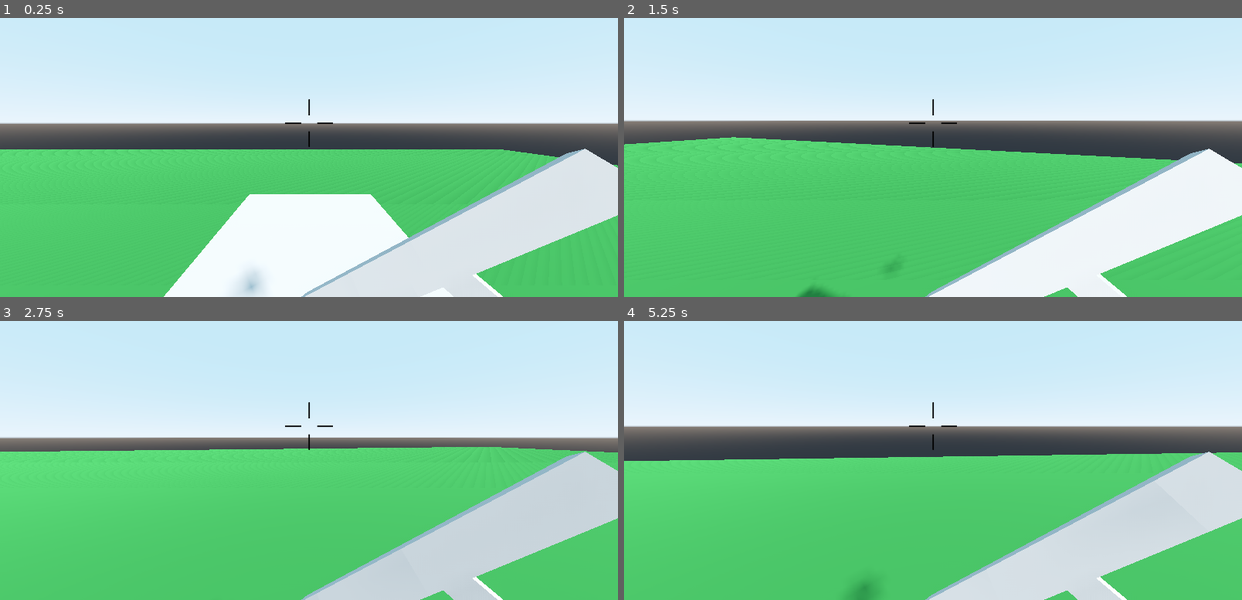
Above: before the commit, frames 1-4 (two rows, left to right).
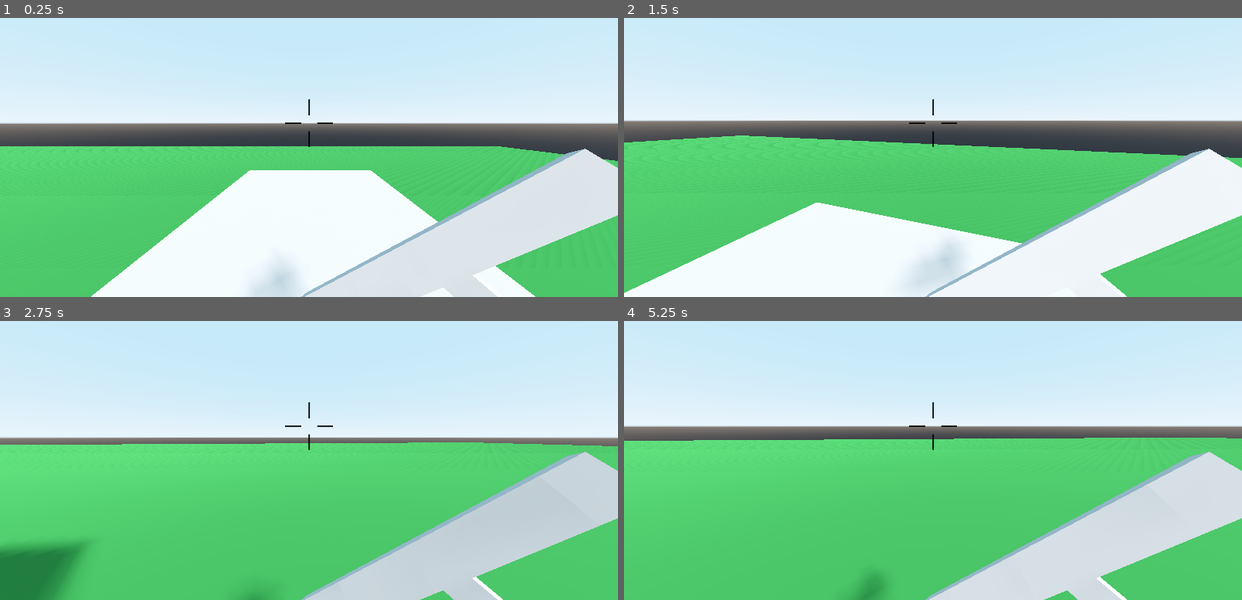
Above: after the commit, the same moments.

Repository: camgrodgers/senior-fps
Game: Godot game, scene res://Main.tscn
Same seed, same stepped clock (60 frames per second), same inputs: the game is played once before the commit and once after it.
Inputs (mouse positions are in pixels of both pictures, inside the frame that each line leads up to):
- Up to frame 1 (0.25 s): no input
- Up to frame 2 (1.5 s): tap Enter at 0.5 s; move the mouse to (963, 121) at 0.52 s; hold Up (move_forward) from 0.53 s (still down); tap C (crouch) at 0.6, 1.35 s; tap Space (jump) at 0.77 s; move the mouse to (902, 124) at 1.27 s
- Up to frame 3 (2.75 s): keep holding Up (move_forward); tap Space (jump) at 1.52 s; move the mouse to (321, 418) at 2.02 s; tap E (interact) at 2.1 s; tap C (crouch) at 2.3 s
- Up to frame 4 (5.25 s): keep holding Up (move_forward); move the mouse to (926, 432) at 2.77 s; tap Shift (sprint) at 2.85 s; tap Space (jump) at 3.02, 3.77, 4.52 s; tap C (crouch) at 3.05, 3.8, 4.55, 5.1 s; move the mouse to (976, 429) at 3.52 s; press the mouse at (976, 429) at 3.53 s; tap B (debug, bound only after the commit) at 4.15 s; move the mouse to (883, 421) at 4.27 s; release the mouse at (883, 421) at 4.28 s; right-click (883, 421) at 4.35 s; move the mouse to (939, 427) at 5.02 s

The runs differ from the first frame. In frame 1, 8.1% of the frame differs, in the area x 0-100%, y 45-100%; in frame 2, 14%, in the area x 0-100%, y 42-100%; in frame 3, 4.5%; in frame 4, 6.3%.

Commit message:
moving things to physics layer system, AI tweaks

Diff:
--- a/Enemies/DeadEnemy 2.tscn
+++ /dev/null
@@ -1,28 +0,0 @@
-[gd_scene format=2]
-
-[node name="DeadEnemy" type="CSGCombiner"]
-
-[node name="CSGSphere" type="CSGSphere" parent="."]
-transform = Transform( 1, 0, 0, 0, 0.0101227, -0.999949, 0, 0.999949, 0.0101227, 0, 0.136494, 0.0550756 )
-radius = 0.46917
-
-[node name="gun" type="CSGCylinder" parent="."]
-transform = Transform( 0.0100166, -0.989488, -0.14427, -0.00146038, 0.144262, -0.989538, 0.999949, 0.0101225, -1.6492e-09, 1.11113, 0.409759, -0.957995 )
-radius = 0.116782
-height = 1.26737
-
-[node name="CSGCylinder" type="CSGCylinder" parent="."]
-transform = Transform( -0.0744393, 0, 0.997226, 0.997175, 0.0101227, 0.0744355, -0.0100946, 0.999949, -0.000753525, 0, 0.123924, -1.18666 )
-radius = 0.545107
-height = 1.39943
-sides = 20
-
-[node name="CSGCylinder" type="CSGCylinder" parent="CSGCylinder"]
-transform = Transform( 0.999965, 0.00828544, -0.000663987, -0.00816186, 0.993879, 0.110173, 0.00157275, -0.110163, 0.993912, 0, -1.68078, 0.31424 )
-radius = 0.11247
-height = 1.65312
-
-[node name="CSGCylinder2" type="CSGCylinder" parent="CSGCylinder"]
-transform = Transform( 0.999936, 0.0113176, -0.000678075, -0.0110877, 0.988611, 0.150085, 0.00236893, -0.150068, 0.988673, -0.00953472, -1.68078, -0.187888 )
-radius = 0.11247
-height = 1.65312
--- a/Enemies/DeadEnemy.tscn
+++ b/Enemies/DeadEnemy.tscn
@@ -3,26 +3,26 @@
 [node name="DeadEnemy" type="CSGCombiner"]
 
 [node name="CSGSphere" type="CSGSphere" parent="."]
-transform = Transform( 1, 0, 0, 0, 0.0101227, -0.999949, 0, 0.999949, 0.0101227, 0, 0.136494, 0.0550756 )
+transform = Transform( 0.5, 0, 0, 0, 0.00506134, -0.499974, 0, 0.499974, 0.00506134, 0, 0.136494, 0.0550756 )
 radius = 0.46917
 
 [node name="gun" type="CSGCylinder" parent="."]
-transform = Transform( 0.0100166, -0.989488, -0.14427, -0.00146038, 0.144262, -0.989538, 0.999949, 0.0101225, -1.6492e-09, 1.11113, 0.409759, -0.957995 )
+transform = Transform( 0.00500832, -0.494744, -0.0721345, -0.000730188, 0.0721308, -0.494769, 0.499974, 0.00506127, -3.1531e-09, 0.599424, 0.0885702, -0.387791 )
 radius = 0.116782
 height = 1.26737
 
 [node name="CSGCylinder" type="CSGCylinder" parent="."]
-transform = Transform( -0.0744393, 0, 0.997226, 0.997175, 0.0101227, 0.0744355, -0.0100946, 0.999949, -0.000753525, 0, 0.123924, -1.18666 )
+transform = Transform( -0.0372196, -1.33005e-08, 0.498613, 0.498587, 0.00506133, 0.0372177, -0.00504728, 0.499974, -0.000376748, 0, 0.123924, -0.608999 )
 radius = 0.545107
 height = 1.39943
 sides = 20
 
 [node name="CSGCylinder" type="CSGCylinder" parent="CSGCylinder"]
-transform = Transform( 0.999965, 0.00828544, -0.000663987, -0.00816186, 0.993879, 0.110173, 0.00157275, -0.110163, 0.993912, 0, -1.68078, 0.31424 )
+transform = Transform( 0.499983, 0.00414273, -0.000331994, -0.00408093, 0.49694, 0.0550861, 0.000786373, -0.0550815, 0.496956, -0.00428489, -1.25633, 0.31392 )
 radius = 0.11247
 height = 1.65312
 
 [node name="CSGCylinder2" type="CSGCylinder" parent="CSGCylinder"]
-transform = Transform( 0.999936, 0.0113176, -0.000678075, -0.0110877, 0.988611, 0.150085, 0.00236893, -0.150068, 0.988673, -0.00953472, -1.68078, -0.187888 )
+transform = Transform( 0.499968, 0.00565882, -0.000339025, -0.00554385, 0.494306, 0.0750426, 0.00118446, -0.075034, 0.494336, -0.0138196, -1.25633, -0.188208 )
 radius = 0.11247
 height = 1.65312
--- a/Enemies/Enemy.gd
+++ b/Enemies/Enemy.gd
@@ -96,21 +96,26 @@
 
 # Check if player is visible inside the enemy's vision cone
 func check_vision() -> bool:
-	var collisions = $VisionCone.get_overlapping_bodies()
-	for collider in collisions:
-		if collider is Player:
-			can_see_player = cast_to_player_hitboxes()
+	var collisions = $VisionCone.get_overlapping_areas()
+	if collisions.empty():
+		can_see_player = false
+		return false
+
+	can_see_player = cast_to_player_hitboxes()
 #			target = collider
-			return can_see_player
-
-	can_see_player = false
 	return can_see_player
 
 # If it returns true, a raycast can hit the player's hitboxes
 func cast_to_player_hitboxes() -> bool:
 	var space_state = get_world().direct_space_state
 	for h in player.hitboxes():
-		var body_ray = space_state.intersect_ray($Gun.global_transform.origin, h.global_transform.origin, [self])
+		var body_ray = space_state.intersect_ray(
+			$Gun.global_transform.origin,
+			h.global_transform.origin,
+			[self], # exclude
+			0b0011, # collides with 0...0, player, world
+			true, # collide with bodies
+			true) # collide with areas
 		if body_ray.empty():
 			print("empty ray")
 			# TODO: why does this keep printing?
@@ -144,16 +149,19 @@
 		FIND:
 			if can_see_player:
 				cover_timer += delta
-			if cover_timer > 2:
+				var distance = translation.distance_to(player.translation)
+				if distance <= 10:
+					state = FIND_COVER
+					cover_timer = 0
+					return
+			if cover_timer > 3:
 				cover_timer = 0
-				state = TAKE_COVER
+				state = FIND_COVER
 				return
 			aim_at_player(delta)
 			update_path(player.translation)
 			move_along_path(delta)
-			var distance = translation.distance_to(player.translation)
-			if distance <= 10:
-				state = FIND_COVER
+
 #				path.clear()
 		HOLD:
 			aim_at_player(delta)
--- a/Enemies/Enemy.tscn
+++ b/Enemies/Enemy.tscn
@@ -3,70 +3,73 @@
 [ext_resource path="res://Enemies/Enemy.gd" type="Script" id=1]
 
 [sub_resource type="CapsuleShape" id=1]
-radius = 0.394877
-height = 2.41754
+radius = 0.5
+height = 1.2
 
-[sub_resource type="SpatialMaterial" id=4]
+[sub_resource type="SpatialMaterial" id=2]
 albedo_color = Color( 0.815686, 0.0705882, 0.921569, 1 )
 
-[sub_resource type="SpatialMaterial" id=2]
+[sub_resource type="SpatialMaterial" id=3]
 albedo_color = Color( 0.972549, 0.0784314, 0.0117647, 1 )
 
-[sub_resource type="BoxShape" id=3]
+[sub_resource type="BoxShape" id=4]
 extents = Vector3( 53.9566, 10, 20.7913 )
 
 [node name="Enemy" type="KinematicBody" groups=[
 "enemies",
 ]]
+collision_layer = 4
+collision_mask = 5
 script = ExtResource( 1 )
 
 [node name="Hitbox" type="CollisionShape" parent="."]
-transform = Transform( 1, 0, 0, 0, -1.62921e-07, -1, 0, 1, -1.62921e-07, 0, 1.68134, 0 )
+transform = Transform( 1, 0, 0, 0, -1.62921e-07, -1, 0, 1, -1.62921e-07, 0, 1.13586, 0 )
 shape = SubResource( 1 )
 
 [node name="CSGCombiner" type="CSGCombiner" parent="."]
 
 [node name="CSGSphere" type="CSGSphere" parent="CSGCombiner"]
-transform = Transform( 1, 0, 0, 0, 1, 0, 0, 0, 1, 0, 2.88663, 0 )
+transform = Transform( 1, 0, 0, 0, 1, 0, 0, 0, 1, 0, 1.90537, 0 )
 radius = 0.310121
-material = SubResource( 4 )
+material = SubResource( 2 )
 
 [node name="leg1" type="CSGCylinder" parent="CSGCombiner"]
-transform = Transform( -0.0744392, 0, 0.997226, 0, 1, 0, -0.997226, 0, -0.0744392, -0.200909, 0.622377, 0.0234945 )
+transform = Transform( -0.0744392, 0, 0.997226, 0, 1, 0, -0.997226, 0, -0.0744392, -0.200909, 0.407105, 0.0234945 )
 radius = 0.0893239
-height = 0.929404
+height = 0.81715
 
 [node name="leg2" type="CSGCylinder" parent="CSGCombiner"]
-transform = Transform( -0.0744392, 0, 0.997226, 0, 1, 0, -0.997226, 0, -0.0744392, 0.208868, 0.597365, 0.000800828 )
+transform = Transform( -0.0744392, 0, 0.997226, 0, 1, 0, -0.997226, 0, -0.0744392, 0.208868, 0.425962, 0.000800828 )
 radius = 0.0893239
-height = 0.929404
+height = 0.825927
 
 [node name="CSGCylinder" type="CSGCylinder" parent="CSGCombiner"]
-transform = Transform( -0.0744392, 0, 0.997226, 0, 1, 0, -0.997226, 0, -0.0744392, 0, 1.94027, 0 )
+transform = Transform( -0.0744392, 0, 0.997226, 0, 1, 0, -0.997226, 0, -0.0744392, 0, 1.20337, 0 )
 radius = 0.33581
-height = 1.16878
+height = 0.8
 sides = 20
 
 [node name="CSGCylinder2" type="CSGCylinder" parent="CSGCombiner"]
-transform = Transform( -0.0744392, 0, 0.997226, 0, 1, 0, -0.997226, 0, -0.0744392, 0, 1.94027, 0 )
+transform = Transform( -0.0744392, 0, 0.997226, 0, 1, 0, -0.997226, 0, -0.0744392, 0, 1.20354, 0 )
+visible = false
 radius = 0.33581
-height = 1.16878
+height = 0.8
 sides = 20
-material = SubResource( 2 )
+material = SubResource( 3 )
 
 [node name="Gun" type="CSGCylinder" parent="."]
-transform = Transform( 2.65431e-14, 1.62921e-07, 1, 1, -1.62921e-07, 0, 1.62921e-07, 1, -1.62921e-07, 0.296382, 2.40996, -0.821742 )
+transform = Transform( 2.65431e-14, 1.62921e-07, 1, 1, -1.62921e-07, 0, 1.62921e-07, 1, -1.62921e-07, 0.296382, 1.53826, -0.562953 )
 radius = 0.0676291
 height = 0.774024
 
 [node name="VisionCone" type="Area" parent="."]
 transform = Transform( -4.37114e-08, 0, 1, 0, 1, 0, -1, 0, -4.37114e-08, 0.0767746, 3.59069, -19.8842 )
 collision_layer = 0
-collision_mask = 3
+collision_mask = 2
 
 [node name="CollisionShape" type="CollisionShape" parent="VisionCone"]
 transform = Transform( 1, 0, 0, 0, 1, 0, 0, 0, 1, 34.4426, 0, 1.50502e-06 )
-shape = SubResource( 3 )
+shape = SubResource( 4 )
 
 [node name="PatrolTimer" type="Timer" parent="."]
 wait_time = 4.0
--- a/Enemies/NavNode.gd
+++ b/Enemies/NavNode.gd
@@ -8,4 +8,3 @@
 
 func _ready():
 	visible = false
-	use_collision = false
--- a/Enemies/NavNode.tscn
+++ b/Enemies/NavNode.tscn
@@ -5,8 +5,15 @@
 [sub_resource type="SpatialMaterial" id=1]
 albedo_color = Color( 0.85098, 1, 0, 1 )
 
-[node name="NavNode" type="CSGSphere"]
+[node name="NavNode" type="CSGSphere" groups=[
+"navnodes",
+]]
 transform = Transform( 0.25, 0, 0, 0, 0.25, 0, 0, 0, 0.25, 0, 0.701584, -0.135872 )
+cast_shadow = 0
+use_collision = true
+collision_layer = 32
+collision_mask = 2147483680
 radius = 0.2
+radial_segments = 8
 material = SubResource( 1 )
 script = ExtResource( 1 )
--- a/Levels/TestLevel.gd
+++ b/Levels/TestLevel.gd
@@ -75,23 +75,26 @@
 
 	update_cover()
 
+# TODO: This could possibly be improved by moving it into the player and
+# 		having a front vision, flanking, and rear area that detect nodes
 func update_cover():
 	coverNodes.clear()
 	var space_state = get_world().direct_space_state
-	var actors = [player]
-	actors += enemies.get_children()
+#	var actors = [player]
+#	actors += enemies.get_children()
 	var h = player.hitboxes()[0]
-	for n in $NavNodes.get_children():
-#		for h in player.hitboxes():
-		var body_ray = space_state.intersect_ray(h.global_transform.origin, n.global_transform.origin, actors)
-#			print(n)
+	for n in get_tree().get_nodes_in_group("navnodes"):
+		var body_ray = space_state.intersect_ray(
+			h.global_transform.origin,
+			n.global_transform.origin,
+			[], # exclude
+			0b100001, # collides with 0...0,navnodes, 0, 0, 0, 0, world
+			true, # collide with bodies
+			false) # collide with areas
 		if body_ray.empty():
-#				print("empty ray")
-			# Something very messed up must have happened
-			# return an error or something here
-			#WHY IS IT EMPTY??? It seems to only be empty when the player can see the node
-			#and an enemy is in the way...sometimes
-			#setting it as true until I figure out what is happening
+			print("empty ray")
+			# This was empty because the navnode collision was disabled,
+			# now, this path should not execute.
 			n.visible_to_player = true
 			continue
 
--- a/Levels/TestLevel.tscn
+++ b/Levels/TestLevel.tscn
@@ -139,15 +139,15 @@
 depth = 1.18744
 
 [node name="CSGBox6" type="CSGBox" parent="NavigationMeshInstance/CSGCombiner/Walls"]
-transform = Transform( 1, 0, 0, 0, 1, 0, 0, 0, 1, -5.81225, 2.21347, -20.5752 )
-width = 3.0
-height = 3.0
+transform = Transform( 1, 0, 0, 0, 1, 0, 0, 0, 1, -5.81225, 1.78377, -20.5752 )
+width = 3.0
+height = 1.5
 depth = 1.18744
 
 [node name="CSGBox7" type="CSGBox" parent="NavigationMeshInstance/CSGCombiner/Walls"]
-transform = Transform( 1, 0, 0, 0, 1, 0, 0, 0, 1, -0.599341, 2.21347, -25.8949 )
+transform = Transform( 1, 0, 0, 0, 1, 0, 0, 0, 1, -0.599341, 1.753, -25.8949 )
 width = 10.1769
-height = 3.0
+height = 1.5
 depth = 1.18744
 
 [node name="CSGBox8" type="CSGBox" parent="NavigationMeshInstance/CSGCombiner/Walls"]
--- a/Player/Player.gd
+++ b/Player/Player.gd
@@ -44,7 +44,7 @@
 
 var vel: Vector3 = Vector3()
 
-const WALK_SPEED: int = 13
+const WALK_SPEED: int = 10
 const AIR_CONTROL_SPEED: int = 5
 const JUMP_HEIGHT: int = 15
 const ACCEL: float = 4.5
@@ -88,18 +88,22 @@
 
 		if Input.is_action_just_pressed("crouch"):
 			if is_crouching:
-				$CameraHolder.translation.y += 1
+				$CameraHolder.translation.y += 0.7
 				$HUD.zoomOut()
 				$StandingCollisionShape.disabled = false
 				$CrouchingCollisionShape.disabled = true
+				$StandingHitboxes.monitorable = true
+				$CrouchingHitboxes.monitorable = false
 			else:
-				$CameraHolder.translation.y -= 1
+				$CameraHolder.translation.y -= 0.7
 				$HUD.zoomIn()
 				$StandingCollisionShape.disabled = true
 				$CrouchingCollisionShape.disabled = false
+				$StandingHitboxes.monitorable = false
+				$CrouchingHitboxes.monitorable = true
 			is_crouching = !is_crouching
 		if is_crouching:
-			target_speed *= 0.75
+			target_speed *= 0.5
 		if Input.is_action_pressed("sprint") and stamina > 0 and not is_crouching:
 			target_speed *= 1.75
 			accel *= 1.5
@@ -217,4 +221,7 @@
 
 ## Enemy/hazard interactions ##
 func hitboxes() -> Array:
-	return $Hitboxes.get_children()
+	if is_crouching:
+		return $CrouchingHitboxes.get_children()
+	else:
+		return $StandingHitboxes.get_children()
--- a/Player/Player.tscn
+++ b/Player/Player.tscn
@@ -6,17 +6,18 @@
 [ext_resource path="res://Equippables/TestGun.tscn" type="PackedScene" id=4]
 
 [sub_resource type="CapsuleShape" id=1]
-radius = 0.6
-height = 2.0
+radius = 0.5
+height = 1.15
 
 [sub_resource type="CapsuleShape" id=2]
-radius = 0.6
+radius = 0.5
+height = 0.5
 
 [sub_resource type="BoxShape" id=3]
 extents = Vector3( 0.25, 0.25, 0.25 )
 
 [sub_resource type="BoxShape" id=4]
-extents = Vector3( 0.4, 1, 0.4 )
+extents = Vector3( 0.4, 0.376412, 0.4 )
 
 [node name="Player" type="KinematicBody" groups=[
 "player",
@@ -27,19 +28,43 @@
 [node name="HUD" parent="." instance=ExtResource( 2 )]
 
 [node name="StandingCollisionShape" type="CollisionShape" parent="."]
-transform = Transform( 1, 0, 0, 0, -4.37114e-08, 1, 0, -1, -4.37114e-08, 0, 0.601017, 0 )
+transform = Transform( 1, 0, 0, 0, -4.37114e-08, 1, 0, -1, -4.37114e-08, 0, 0.016932, 0 )
 shape = SubResource( 1 )
 
 [node name="CrouchingCollisionShape" type="CollisionShape" parent="."]
-transform = Transform( 1, 0, 0, 0, -1.62921e-07, 1, 0, -1, -1.62921e-07, 0, 0, 0 )
+transform = Transform( 1, 0, 0, 0, -1.62921e-07, 1, 0, -1, -1.62921e-07, 0, -0.301578, 0 )
 shape = SubResource( 2 )
 disabled = true
+
+[node name="StandingHitboxes" type="Area" parent="."]
+collision_layer = 2
+collision_mask = 0
+
+[node name="Head" type="CollisionShape" parent="StandingHitboxes"]
+transform = Transform( 1, 0, 0, 0, 1, 0, 0, 0, 1, 0, 0.810689, 0 )
+shape = SubResource( 3 )
+
+[node name="Body" type="CollisionShape" parent="StandingHitboxes"]
+transform = Transform( 1, 0, 0, 0, 1, 0, 0, 0, 1, 0, -0.262908, 0 )
+shape = SubResource( 4 )
+
+[node name="CrouchingHitboxes" type="Area" parent="."]
+collision_layer = 2
+collision_mask = 0
+
+[node name="Head" type="CollisionShape" parent="CrouchingHitboxes"]
+transform = Transform( 1, 0, 0, 0, 1, 0, 0, 0, 1, 0, 0.188296, 0 )
+shape = SubResource( 3 )
+
+[node name="Body" type="CollisionShape" parent="CrouchingHitboxes"]
+transform = Transform( 1, 0, 0, 0, 1, 0, 0, 0, 1, 0, -0.514555, 0 )
+shape = SubResource( 4 )
 
 [node name="PlayerStats" type="Node" parent="."]
 script = ExtResource( 3 )
 
 [node name="CameraHolder" type="Spatial" parent="."]
-transform = Transform( 1, 0, 0, 0, 1, 0, 0, 0, 1, 0, 1.9, 0 )
+transform = Transform( 1, 0, 0, 0, 1, 0, 0, 0, 1, 0, 0.871232, 0 )
 
 [node name="Camera" type="Camera" parent="CameraHolder"]
 fov = 90.0
@@ -48,6 +73,7 @@
 [node name="RayCast" type="RayCast" parent="CameraHolder/Camera"]
 enabled = true
 cast_to = Vector3( 0, 0, -1000 )
+collision_mask = 5
 collide_with_areas = true
 
 [node name="WeaponHolder" type="Spatial" parent="CameraHolder/Camera"]
@@ -57,14 +83,3 @@
 
 [node name="ItemHolder" type="Spatial" parent="CameraHolder/Camera"]
 transform = Transform( 1, 0, 0, 0, 1, 0, 0, 0, 1, 0, -0.632482, -2.1756 )
-
-[node name="Hitboxes" type="Area" parent="."]
-collision_layer = 0
-
-[node name="Head" type="CollisionShape" parent="Hitboxes"]
-transform = Transform( 1, 0, 0, 0, 1, 0, 0, 0, 1, 0, 2.00905, 0 )
-shape = SubResource( 3 )
-
-[node name="Body" type="CollisionShape" parent="Hitboxes"]
-transform = Transform( 1, 0, 0, 0, 1, 0, 0, 0, 1, 0, 0.695323, 0 )
-shape = SubResource( 4 )
--- a/Player/PlayerStats.gd
+++ b/Player/PlayerStats.gd
@@ -61,6 +61,7 @@
 func rate_of_danger_increase(enemy) -> float:
 	var player_distance: float = enemy.player_distance
 	var player_speed: float = get_parent().vel.abs().length()
+	print(player_speed)
 
 	if not enemy.can_see_player:
 		return 0.0
--- a/project.godot
+++ b/project.godot
@@ -100,6 +100,20 @@
 "events": [ Object(InputEventKey,"resource_local_to_scene":false,"resource_name":"","device":0,"alt":false,"shift":false,"control":false,"meta":false,"command":false,"pressed":false,"scancode":16777237,"unicode":0,"echo":false,"script":null)
  ]
 }
+debug={
+"deadzone": 0.5,
+"events": [ Object(InputEventKey,"resource_local_to_scene":false,"resource_name":"","device":0,"alt":false,"shift":false,"control":false,"meta":false,"command":false,"pressed":false,"scancode":66,"unicode":0,"echo":false,"script":null)
+ ]
+}
+
+[layer_names]
+
+3d_physics/layer_1="environment"
+3d_physics/layer_2="player"
+3d_physics/layer_3="enemies"
+3d_physics/layer_4="smoke"
+3d_physics/layer_5="penetrable"
+3d_physics/layer_6="navnodes"
 
 [rendering]
 
